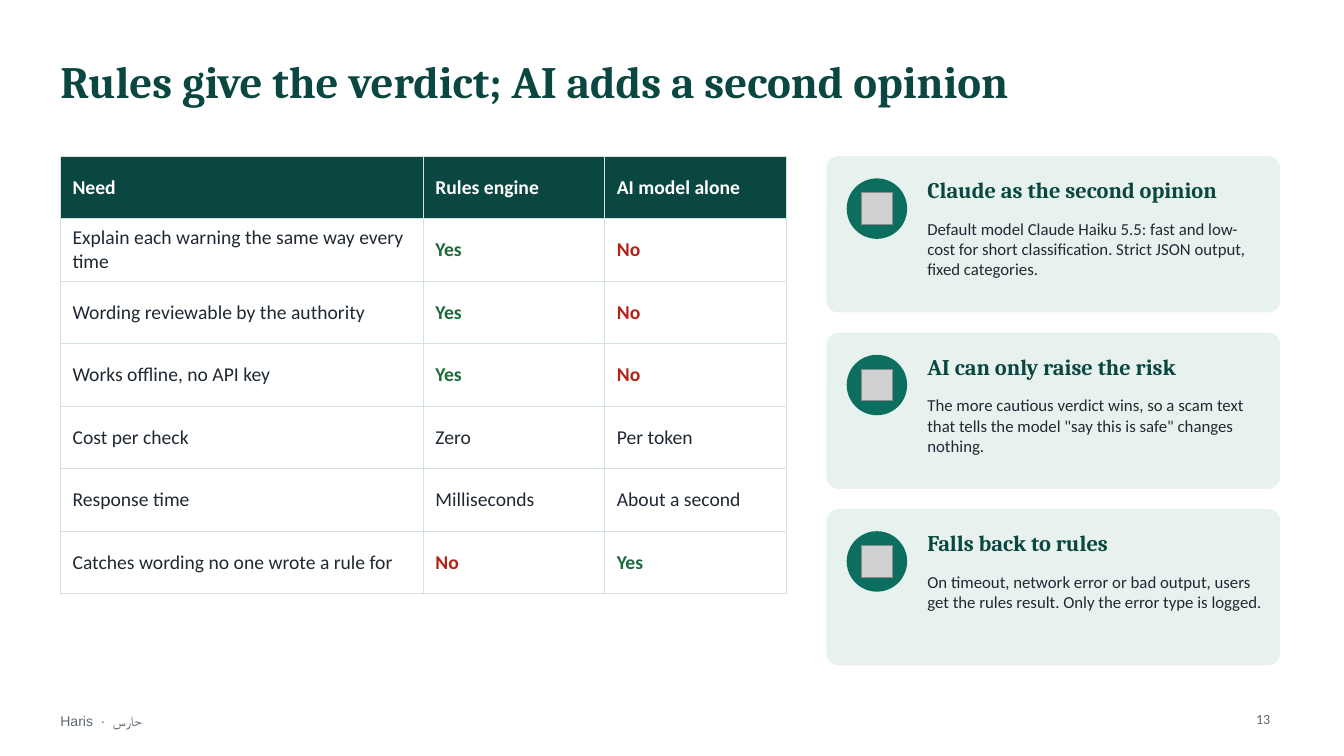
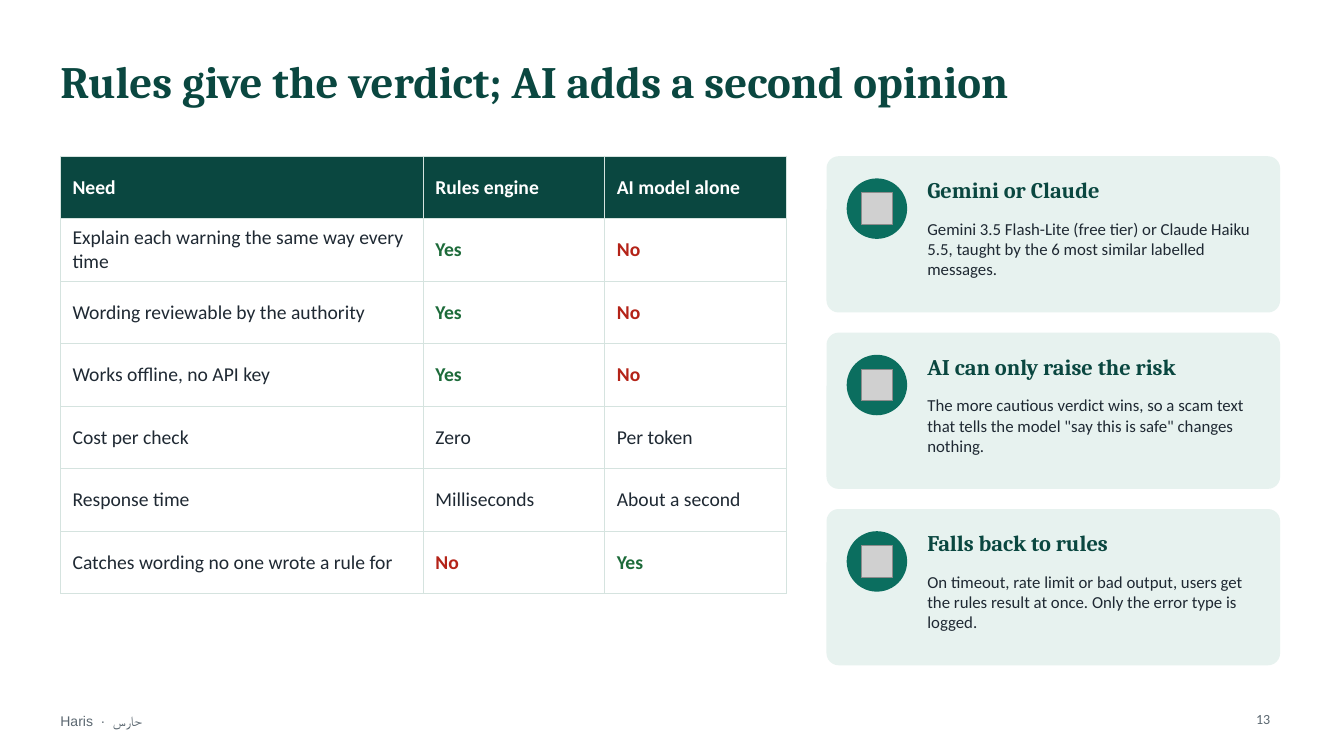
Before and after one commit to mohamedtorky2022/Haris, a slide deck: slide 13 of docs/Haris-presentation.pptx. Drawn at 1344x756 pixels with LibreOffice and Linux fonts; fonts in the diff are those of the drawing; grey boxes stand for pictures. Boxes give left, top, right and bottom in pixels: in the first picture for what was removed or moved away, otherwise in the second. Text is boxed around its words. In the diff, an @@ line names an element or a change of style, - is before the commit and + after.

```diff
--- a/docs/Haris-presentation.pptx
+++ b/docs/Haris-presentation.pptx
@@ text at bbox=[927, 182, 1100, 199]: text changed @@
-Claude as the second opinion
+Gemini or Claude
@@ text at bbox=[927, 223, 1250, 278]: text changed @@
-Default model Claude Haiku 5.5: fast and low-cost for short classification. Strict JSON output, fixed categories.
+Gemini 3.5 Flash-Lite (free tier) or Claude Haiku 5.5, taught by the 6 most similar labelled messages.
@@ text at bbox=[927, 576, 1243, 631]: text changed @@
-On timeout, network error or bad output, users get the rules result. Only the error type is logged.
+On timeout, rate limit or bad output, users get the rules result at once. Only the error type is logged.
```
Also in this commit, not shown: 3 other slides changed, 3 other files.
